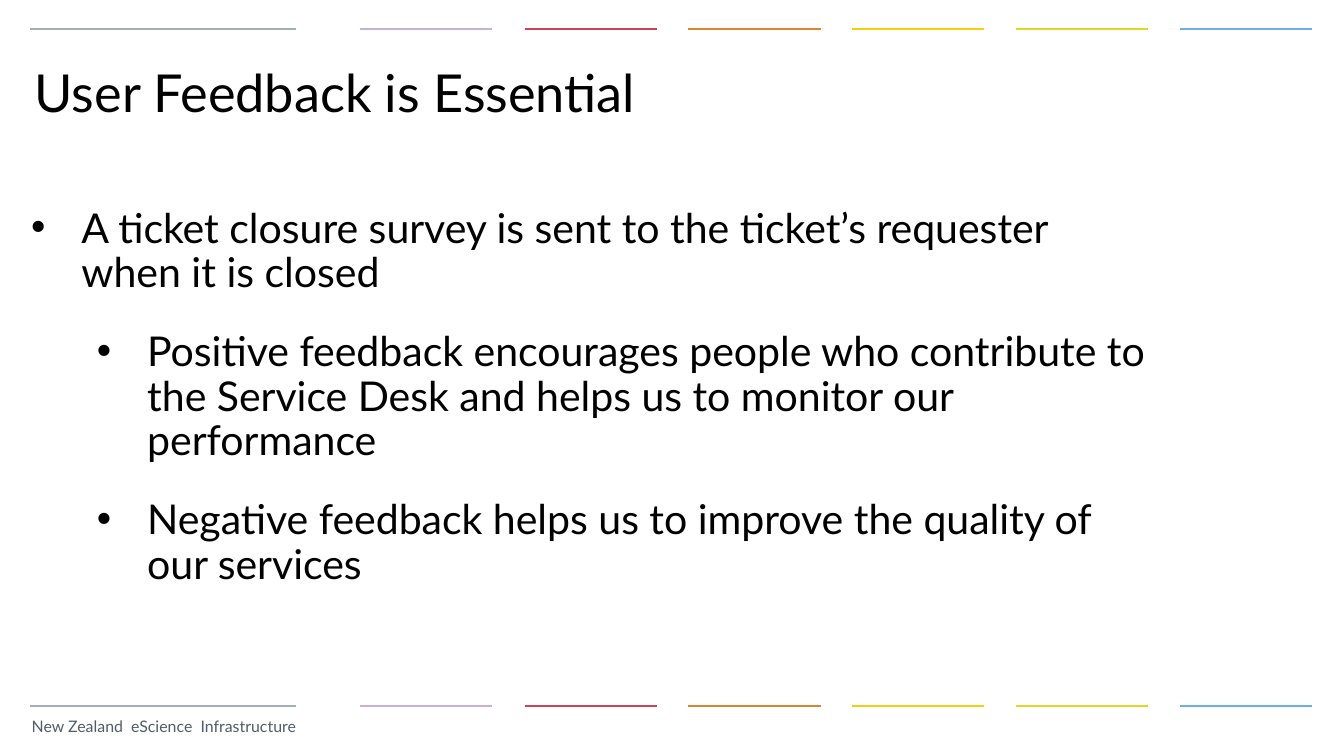
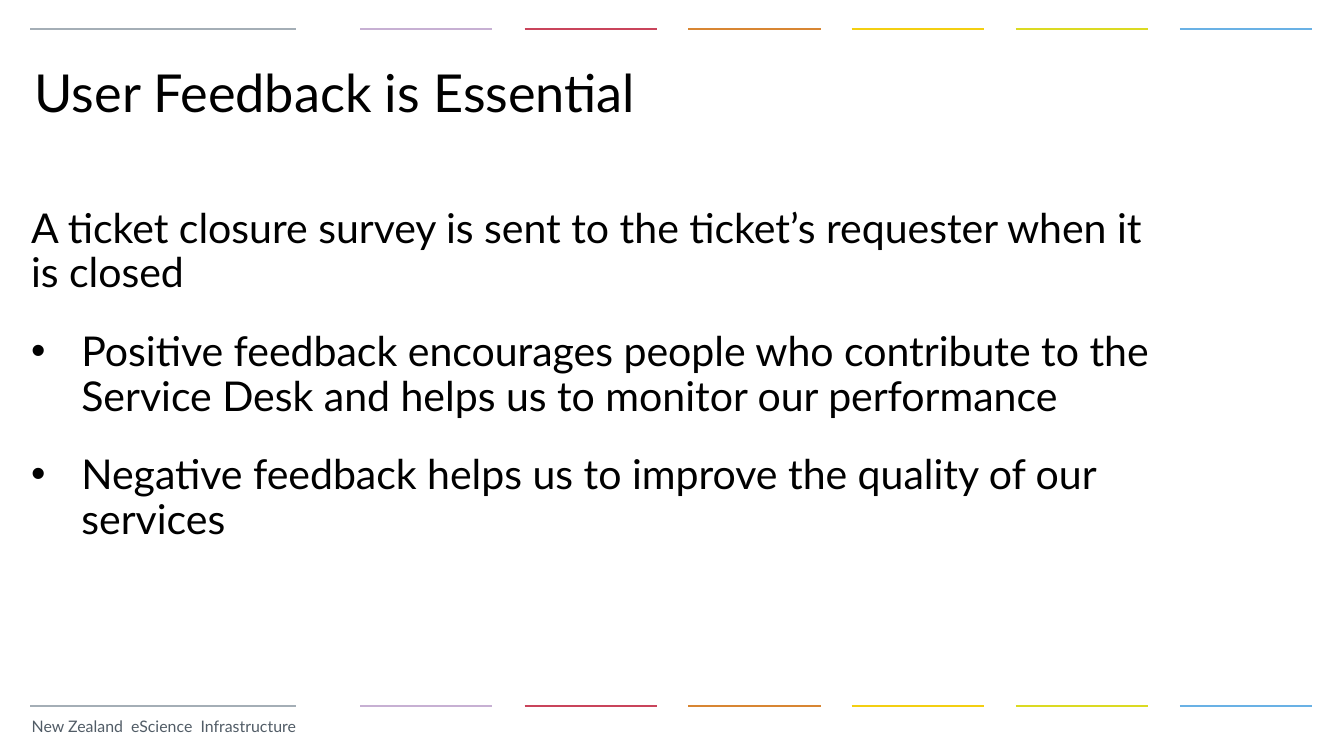
Before and after one commit to nesi/eResearch-NZ-2015, a slide deck: slide 7 of NeSI_I_Have_a Problem_and_I_Need_Support/NeSI_Service_Desk.pptx. Drawn at 1344x756 pixels with LibreOffice and Linux fonts; fonts in the diff are those of the drawing; background and template pictures are left out. Boxes give left, top, right and bottom in pixels: in the first picture for what was removed or moved away, otherwise in the second. Text is boxed around its words. In the diff, an @@ line names an element or a change of style, - is before the commit and + after.

Commit message:
Last minute changes before the presentation.

```diff
--- a/NeSI_I_Have_a Problem_and_I_Need_Support/NeSI_Service_Desk.pptx
+++ b/NeSI_I_Have_a Problem_and_I_Need_Support/NeSI_Service_Desk.pptx
@@ text "A ticket closure survey is ..." at box(31, 211, 1149, 535): bullet • to none; list level 2 to 1 in "Positive feedback encourages people who ..."; list level 2 to 1 in "Negative feedback helps us to ..." @@
```
